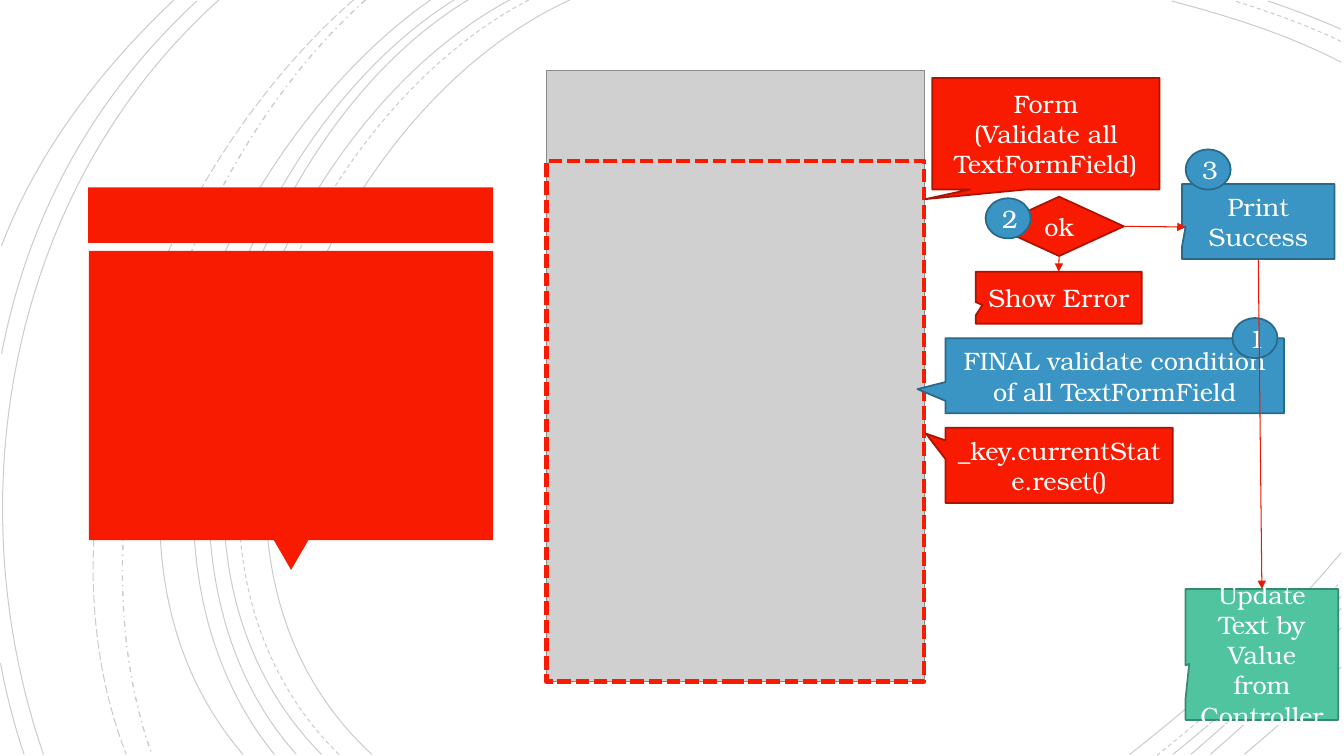
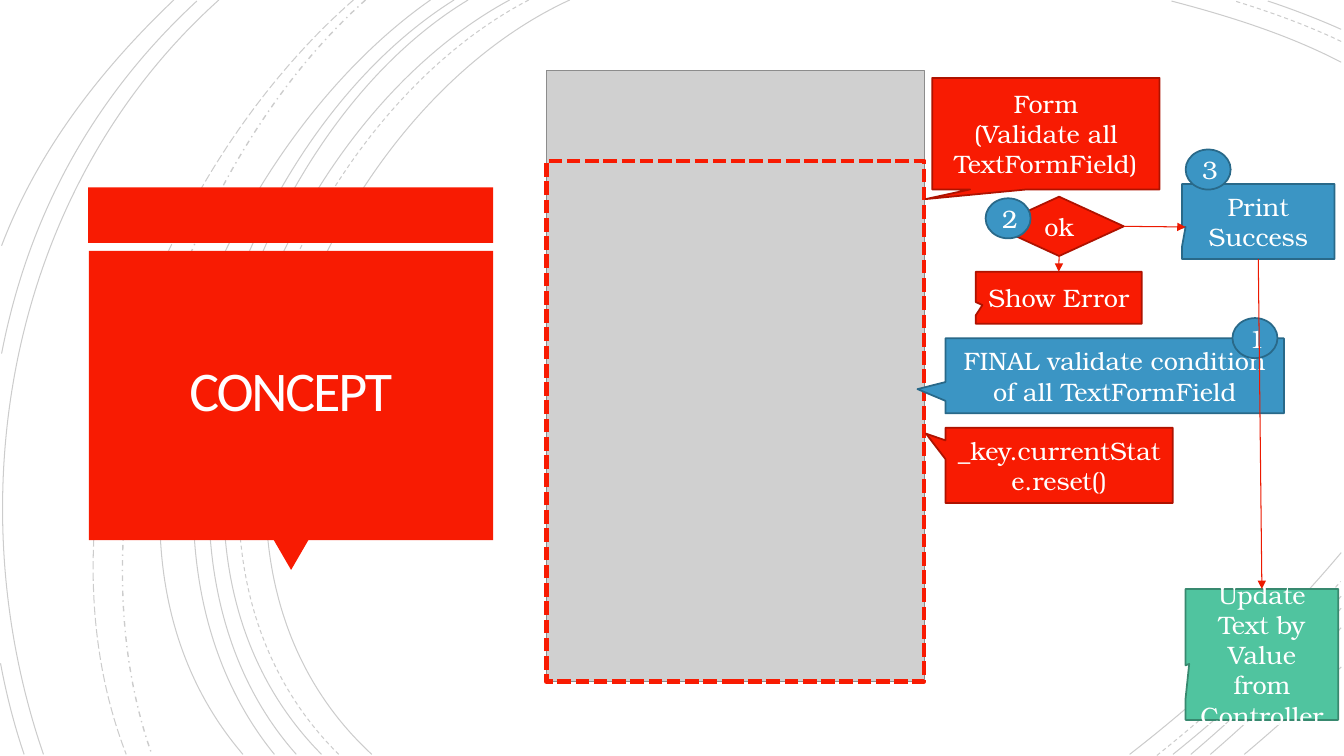
Before and after one commit to traitet/flutterep11, a slide deck: slide 3 of PowerPoint/FLUTTER_EP19.pptx. Drawn at 1344x756 pixels with LibreOffice and Linux fonts; fonts in the diff are those of the drawing; grey boxes stand for pictures. Boxes give left, top, right and bottom in pixels: in the first picture for what was removed or moved away, otherwise in the second. Text is boxed around its words. In the diff, an @@ line names an element or a change of style, - is before the commit and + after.

Commit message:
update ppt

```diff
--- a/PowerPoint/FLUTTER_EP19.pptx
+++ b/PowerPoint/FLUTTER_EP19.pptx
@@ title added at (x1=189, y1=374, x2=392, y2=412), 40 pt, text #FFFEFF @@
+CONCEPT
```
